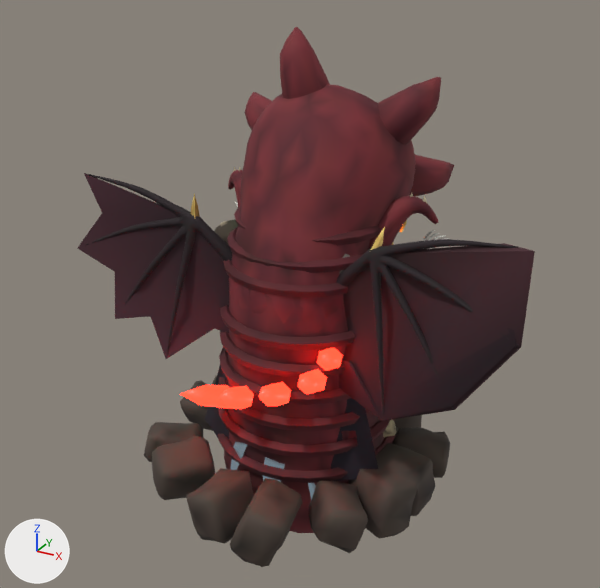
What one commit did to the glTF model juego/web/public/modelos/sangre/jefes.glb.
Rendered twice from a camera (50 mm lens) standing at (3.46, -6.42, 4.94) and looking at (0.01, -0.16, 1.81). Every picture has the same lights, and +X, +Y and +Z are marked at lower left. The picture after the commit comes second. Where no turn or scale is listed for an object, it has been applied to the vertices.

Objects in the first picture: 'cabeza.002', 'cuerpo.002', 'extra_alas', 'extra_capa', 'extra_tentaculo_der', 'mandibula.002' and 6 more.
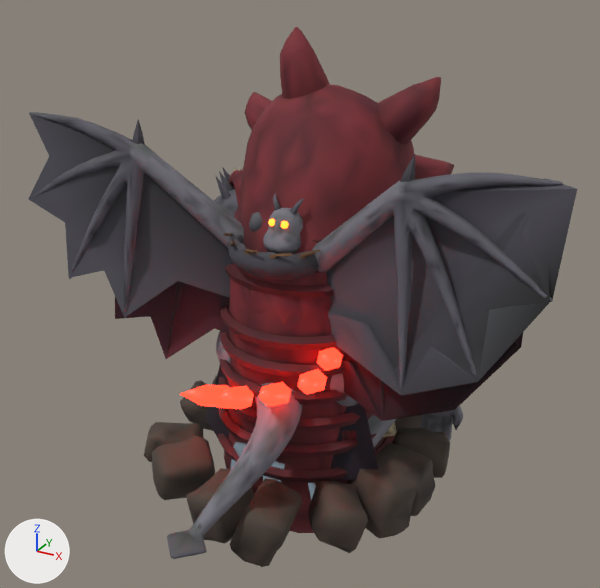
Location of each change, [x1, y1, x2, y2] in pixels of the pictures (600 x 588 px):
'ala_der', added
    after: [312, 154, 577, 395]
'ala_izq', added
    after: [28, 112, 244, 318]
'cola.001', added
    after: [167, 383, 302, 559]
'cuerpo.005', added
    after: [223, 193, 321, 280]
    faces in mat_sg_base: [223, 193, 321, 280]
'brazo_der.004', added
    after: [421, 405, 463, 441]
'pierna_der.003', added
    after: [330, 373, 396, 447]
'brazo_izq.004', added
    after: [214, 167, 239, 218]
'pierna_izq.003', added (mostly hidden)
    after: [216, 332, 230, 363]
'extra_alas', unchanged, covered by the edit
    before: [77, 173, 535, 421]
    after: [115, 281, 523, 421]
'extra_tentaculo_der', unchanged, covered by the edit
    before: [368, 192, 438, 250]

The change, as a diff of the scene's bpy script:
```diff
--- a/juego/web/public/modelos/sangre/jefes.glb.py
+++ b/juego/web/public/modelos/sangre/jefes.glb.py
@@ ob_pierna_izq_003 @@
+ob_pierna_izq_003 = bpy.data.objects.new('pierna_izq.003', me_jefe_madre_piedra_pierna_izq)  # 656 vertices, 1296 faces; spans x -0.41..0.41, y -0.55..0.55, z -0.79..0.79
+ob_pierna_izq_003.location = (-0.55, -0.01, 0.72)
@@ ob_pierna_der_003 @@
+ob_pierna_der_003 = bpy.data.objects.new('pierna_der.003', me_jefe_madre_piedra_pierna_der)  # 655 vertices, 1294 faces; spans x -0.41..0.41, y -0.56..0.56, z -0.79..0.79
+ob_pierna_der_003.location = (0.55, 0.0, 0.72)
@@ ob_cuerpo_005 @@
+ob_cuerpo_005 = bpy.data.objects.new('cuerpo.005', me_jefe_madre_piedra_cuerpo)  # 2565 vertices, 5062 faces; spans x -0.85..0.85, y -1.02..1.02, z -1.14..1.14
+ob_cuerpo_005.location = (0.0, 0.09, 1.73)
@@ ob_cola_001 @@
+ob_cola_001 = bpy.data.objects.new('cola.001', me_jefe_madre_piedra_cola)  # 442 vertices, 880 faces; spans x -0.35..0.35, y -0.93..0.93, z -0.56..0.56
+ob_cola_001.location = (0.07, -1.24, 0.68)
@@ ob_brazo_izq_004 @@
+ob_brazo_izq_004 = bpy.data.objects.new('brazo_izq.004', me_jefe_madre_piedra_brazo_izq)  # 916 vertices, 1796 faces; spans x -0.46..0.46, y -0.63..0.63, z -1.52..1.52
+ob_brazo_izq_004.location = (-0.97, 0.59, 1.22)
@@ ob_brazo_der_004 @@
+ob_brazo_der_004 = bpy.data.objects.new('brazo_der.004', me_jefe_madre_piedra_brazo_der)  # 907 vertices, 1782 faces; spans x -0.45..0.45, y -0.63..0.63, z -1.52..1.52
+ob_brazo_der_004.location = (0.97, 0.59, 1.22)
@@ ob_ala_izq @@
+ob_ala_izq = bpy.data.objects.new('ala_izq', me_jefe_madre_piedra_ala_izq)  # 771 vertices, 1530 faces; spans x -1.12..1.12, y -0.37..0.37, z -0.92..0.92
+ob_ala_izq.location = (-1.34, -0.69, 2.51)
@@ ob_ala_der @@
+ob_ala_der = bpy.data.objects.new('ala_der', me_jefe_madre_piedra_ala_der)  # 782 vertices, 1552 faces; spans x -1.15..1.15, y -0.38..0.38, z -0.93..0.93
+ob_ala_der.location = (1.37, -0.7, 2.5)
```
